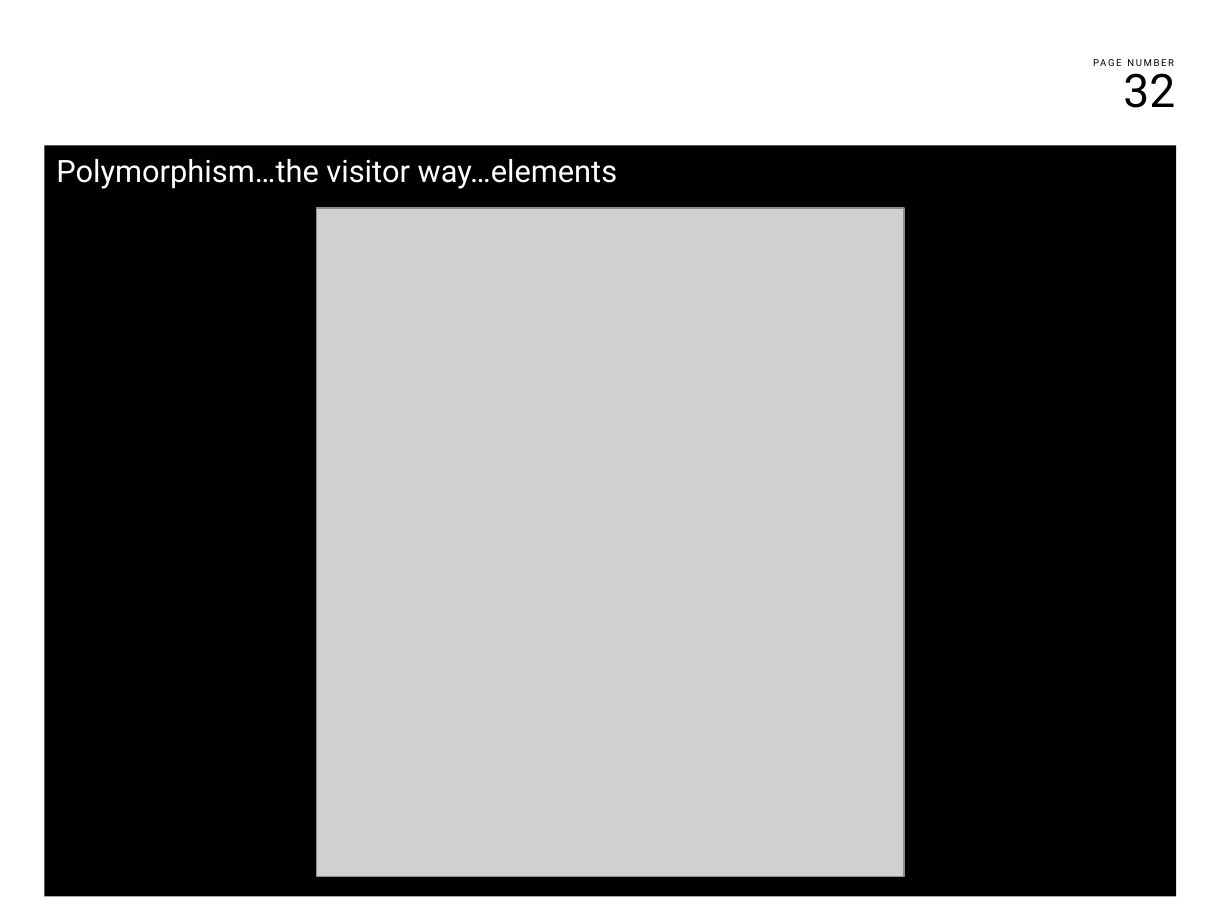
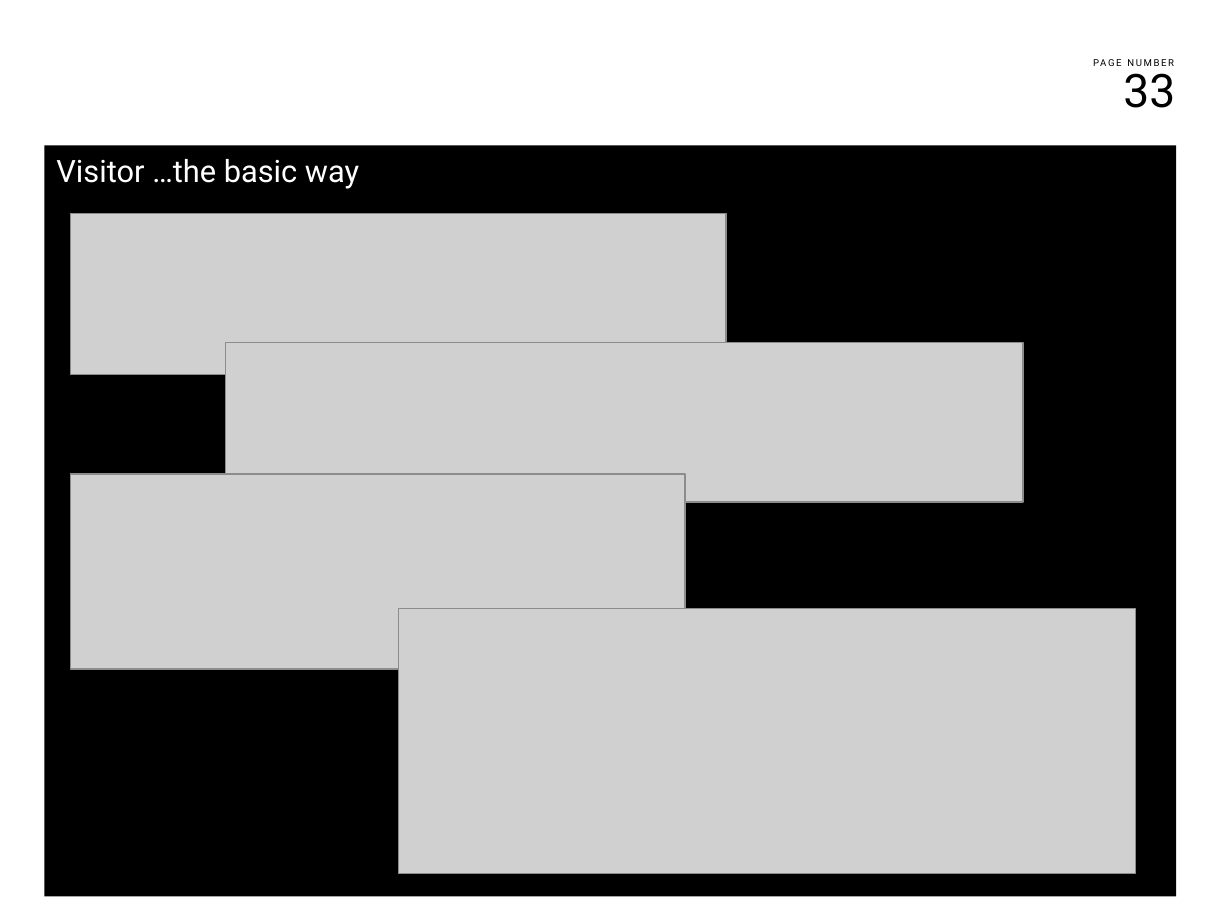
Before and after one commit to franco-melandri/NoIF, a slide deck: slide 33 of docs/noif.pptx (slide 32 before the commit). Drawn at 1232x924 pixels with LibreOffice and Linux fonts; fonts in the diff are those of the drawing; grey boxes stand for pictures; background and template pictures are left out. Boxes give left, top, right and bottom in pixels: in the first picture for what was removed or moved away, otherwise in the second. Text is boxed around its words. In the diff, an @@ line names an element or a change of style, - is before the commit and + after.

Commit message:
adding slides for visitor.

```diff
--- a/docs/noif.pptx
+++ b/docs/noif.pptx
@@ page number at <box>1123,65,1175,108</box>: text changed @@
-32
+33
@@ text at <box>56,159,359,189</box>: text changed @@
-Polymorphism…the visitor way…elements
+Visitor …the basic way
@@ picture removed at <box>317,208,904,877</box> @@
@@ picture added at <box>70,213,726,375</box> @@
@@ picture added at <box>225,342,1023,501</box> @@
@@ picture added at <box>70,474,685,669</box> @@
@@ picture added at <box>398,609,1136,873</box> @@
```
Also in this commit, not shown: 4 other slides changed, 5 slides added, 4 other files.
